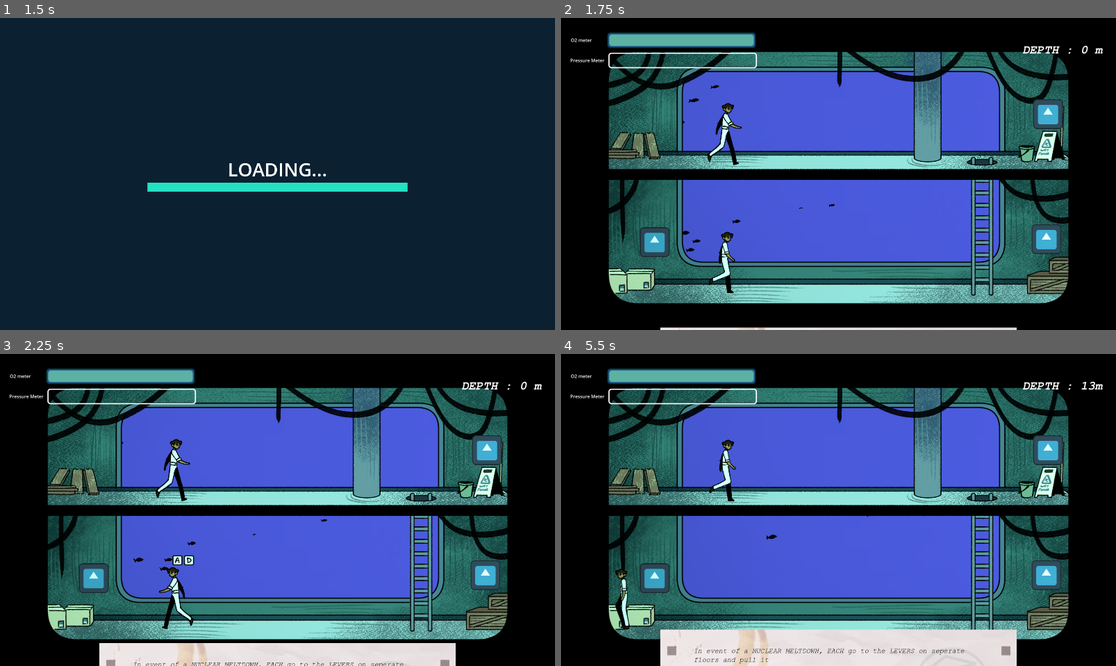
Above: before the commit, frames 1-4 (two rows, left to right).
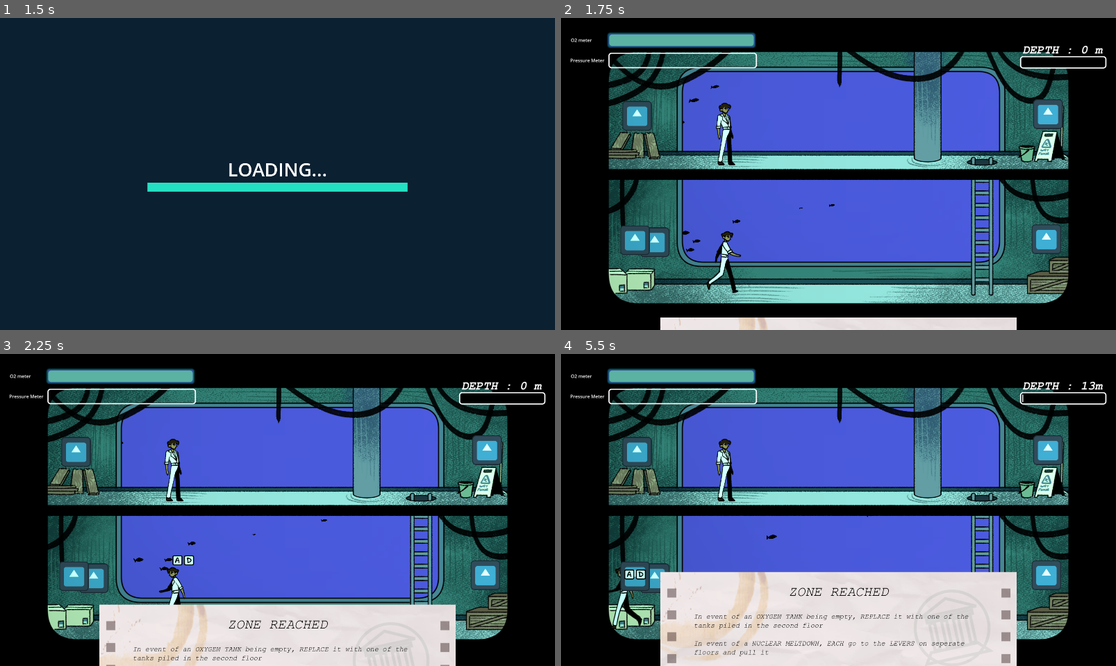
Above: after the commit, the same moments.

Repository: KenKomKom/garena2025
Game: Godot game, scene res://scenes/mainmenu.tscn
Same seed, same stepped clock (60 frames per second), same inputs: the game is played once before the commit and once after it. The project has no main scene, so this scene is started directly. The engine's default icon, where the game draws it, is replaced by a stand-in: a white triangle on a blue panel in a dark square.
Inputs:
- Up to frame 1 (1.5 s): click "Start Game" at 0.5 s; tap Enter at 1.25 s; hold D (rightp1) from 1.28 s (still down); tap Left (leftp2) at 1.35 s
- Up to frame 2 (1.75 s): keep holding D (rightp1)
- Up to frame 3 (2.25 s): release D (rightp1) at 2.03 s; hold A (leftp1) from 2.03 s (still down); tap Right (rightp2) at 2.1 s
- Up to frame 4 (5.5 s): release A (leftp1) at 2.78 s; hold D (rightp1) 2.78-4.28 s; tap one key every 0.75 s from 2.85 s: T R Left (leftp2) Right (rightp2); hold A (leftp1) from 4.28 s (still down)

Frame 1 is identical in both runs. In frame 2, 4.2% of the frame differs, in the area x 10-99%, y 12-100%; in frame 3, 11%; in frame 4, 16%, in the area x 8-99%, y 12-100%.

Commit message:
a bunch of things

Diff:
--- a/player.gd
+++ b/player.gd
@@ -17,14 +17,15 @@
 	if can_move:
 		direction = Input.get_axis("leftp1", "rightp1")
 		if direction:
-			$AnimationPlayer.play("p1_walk")
+			$AnimatedSprite2D.play("p1_walk")
 			$AnimatedSprite2D.flip_h = true if direction<0	 else false
 			velocity.x = direction * SPEED
 		else:
-			$AnimationPlayer.play("p1_idle")
+			$AnimatedSprite2D.play("p1_idle")
 			velocity.x = move_toward(velocity.x, 0, SPEED)
 	elif not can_move and is_climbing:
 		if direction:
+			$AnimatedSprite2D.play('p1_climb')
 			velocity.y = direction.y * SPEED
 			velocity.x = direction.x * SPEED
 		else:
@@ -56,4 +57,5 @@
 
 func end(_why=null):
 	can_move = false
+	is_climbing = false
 	velocity = Vector2.ZERO
--- a/player.tscn
+++ b/player.tscn
@@ -1,68 +1,21 @@
-[gd_scene load_steps=21 format=3 uid="uid://c03tl6n7esv2t"]
+[gd_scene load_steps=20 format=3 uid="uid://c03tl6n7esv2t"]
 
 [ext_resource type="Script" path="res://player.gd" id="1_vai4p"]
 [ext_resource type="Texture2D" uid="uid://csb06nv0c3bc3" path="res://icon.svg" id="2_0ab8e"]
 [ext_resource type="Texture2D" uid="uid://bx0qwtxxic4qn" path="res://assets/p1_walking.png" id="3_6kyl6"]
+[ext_resource type="Texture2D" uid="uid://bh5qajtdetfqk" path="res://assets/spritesheet_12.png" id="3_40yi2"]
 [ext_resource type="Texture2D" uid="uid://b76vqxug3pskk" path="res://assets/spritesheet_11.png" id="3_ssr3x"]
 
 [sub_resource type="RectangleShape2D" id="RectangleShape2D_uj6li"]
 size = Vector2(51, 228)
 
-[sub_resource type="Animation" id="Animation_wxu64"]
-resource_name = "p1_walk"
-length = 0.6
-loop_mode = 1
-tracks/0/type = "value"
-tracks/0/imported = false
-tracks/0/enabled = true
-tracks/0/path = NodePath("AnimatedSprite2D:frame")
-tracks/0/interp = 1
-tracks/0/loop_wrap = true
-tracks/0/keys = {
-"times": PackedFloat32Array(0, 0.1, 0.2, 0.3, 0.4, 0.5),
-"transitions": PackedFloat32Array(1, 1, 1, 1, 1, 1),
-"update": 1,
-"values": [0, 1, 2, 3, 4, 5]
-}
+[sub_resource type="AtlasTexture" id="AtlasTexture_5mbow"]
+atlas = ExtResource("3_40yi2")
+region = Rect2(0, 0, 93, 309)
 
-[sub_resource type="Animation" id="Animation_8yujs"]
-resource_name = "p1_idle"
-length = 0.8
-loop_mode = 1
-tracks/0/type = "value"
-tracks/0/imported = false
-tracks/0/enabled = true
-tracks/0/path = NodePath("AnimatedSprite2D:frame")
-tracks/0/interp = 2
-tracks/0/loop_wrap = true
-tracks/0/keys = {
-"times": PackedFloat32Array(0.001, 0.2, 0.5, 0.8),
-"transitions": PackedFloat32Array(1, 1, 1, 1),
-"update": 1,
-"values": [0, 1, 2, 3]
-}
-
-[sub_resource type="Animation" id="Animation_7slkm"]
-length = 0.001
-tracks/0/type = "value"
-tracks/0/imported = false
-tracks/0/enabled = true
-tracks/0/path = NodePath("AnimatedSprite2D:frame")
-tracks/0/interp = 1
-tracks/0/loop_wrap = true
-tracks/0/keys = {
-"times": PackedFloat32Array(0),
-"transitions": PackedFloat32Array(1),
-"update": 1,
-"values": [0]
-}
-
-[sub_resource type="AnimationLibrary" id="AnimationLibrary_1xqgj"]
-_data = {
-"RESET": SubResource("Animation_7slkm"),
-"p1_idle": SubResource("Animation_8yujs"),
-"p1_walk": SubResource("Animation_wxu64")
-}
+[sub_resource type="AtlasTexture" id="AtlasTexture_8uul2"]
+atlas = ExtResource("3_40yi2")
+region = Rect2(93, 0, 93, 309)
 
 [sub_resource type="AtlasTexture" id="AtlasTexture_g8ukf"]
 atlas = ExtResource("3_ssr3x")
@@ -106,6 +59,17 @@
 
 [sub_resource type="SpriteFrames" id="SpriteFrames_t3bxi"]
 animations = [{
+"frames": [{
+"duration": 1.0,
+"texture": SubResource("AtlasTexture_5mbow")
+}, {
+"duration": 1.0,
+"texture": SubResource("AtlasTexture_8uul2")
+}],
+"loop": true,
+"name": &"p1_climb",
+"speed": 5.0
+}, {
 "frames": [{
 "duration": 1.0,
 "texture": SubResource("AtlasTexture_g8ukf")
@@ -162,13 +126,7 @@
 position = Vector2(0, -116)
 shape = SubResource("RectangleShape2D_uj6li")
 
-[node name="AnimationPlayer" type="AnimationPlayer" parent="."]
-libraries = {
-"": SubResource("AnimationLibrary_1xqgj")
-}
-autoplay = "p1_idle"
-
 [node name="AnimatedSprite2D" type="AnimatedSprite2D" parent="."]
 position = Vector2(0, -138)
 sprite_frames = SubResource("SpriteFrames_t3bxi")
-animation = &"p1_walk"
+animation = &"p1_idle"
--- a/player2.gd
+++ b/player2.gd
@@ -4,14 +4,15 @@
 	if can_move:
 		direction = Input.get_axis("leftp2", "rightp2")
 		if direction:
-			$AnimationPlayer.play("p1_walk")
+			$AnimatedSprite2D.play("p1_walk")
 			$AnimatedSprite2D.flip_h = true if direction<0	 else false
 			velocity.x = direction * SPEED
 		else:
-			$AnimationPlayer.play("p1_idle")
+			$AnimatedSprite2D.play("p1_idle")
 			velocity.x = move_toward(velocity.x, 0, SPEED)
 	elif not can_move and is_climbing:
 		if direction:
+			$AnimatedSprite2D.play('p1_climb')
 			velocity.y = direction.y * SPEED
 			velocity.x = direction.x * SPEED
 		else:
--- a/scenes/bocor.tscn
+++ b/scenes/bocor.tscn
@@ -22,8 +22,11 @@
 shape = SubResource("RectangleShape2D_7jmr7")
 
 [node name="ProgressBar" type="ProgressBar" parent="."]
-offset_right = 4.0
-offset_bottom = 27.0
+offset_left = -108.0
+offset_top = -166.0
+offset_right = 107.0
+offset_bottom = -153.0
+show_percentage = false
 
 [connection signal="body_entered" from="Area2D" to="." method="_on_body_entered"]
 [connection signal="body_exited" from="Area2D" to="." method="_on_body_exited"]
--- a/scenes/depth_level.tscn
+++ b/scenes/depth_level.tscn
@@ -1,7 +1,30 @@
-[gd_scene load_steps=3 format=3 uid="uid://b55xmufhhmnqf"]
+[gd_scene load_steps=5 format=3 uid="uid://b55xmufhhmnqf"]
 
 [ext_resource type="Script" path="res://scripts/depth_level.gd" id="1_eties"]
 [ext_resource type="FontFile" uid="uid://cn0isg2ngqae4" path="res://font/Courier New Bold Italic font.ttf" id="1_k4ocx"]
+
+[sub_resource type="StyleBoxFlat" id="StyleBoxFlat_4keie"]
+bg_color = Color(0, 0, 0, 1)
+border_width_left = 4
+border_width_top = 4
+border_width_right = 4
+border_width_bottom = 4
+border_color = Color(1, 1, 1, 1)
+corner_radius_top_left = 10
+corner_radius_top_right = 10
+corner_radius_bottom_right = 10
+corner_radius_bottom_left = 10
+expand_margin_left = 8.0
+expand_margin_top = 8.0
+expand_margin_right = 8.0
+expand_margin_bottom = 8.0
+
+[sub_resource type="StyleBoxFlat" id="StyleBoxFlat_w27yx"]
+bg_color = Color(1, 1, 1, 1)
+corner_radius_top_left = 4
+corner_radius_top_right = 4
+corner_radius_bottom_right = 4
+corner_radius_bottom_left = 4
 
 [node name="depth_level" type="Label"]
 offset_right = 40.0
@@ -15,5 +38,15 @@
 
 [node name="count_Timer" type="Timer" parent="."]
 
+[node name="ProgressBar" type="ProgressBar" parent="."]
+layout_mode = 0
+offset_left = 1.0
+offset_top = 52.0
+offset_right = 284.0
+offset_bottom = 79.0
+theme_override_styles/background = SubResource("StyleBoxFlat_4keie")
+theme_override_styles/fill = SubResource("StyleBoxFlat_w27yx")
+show_percentage = false
+
 [connection signal="timeout" from="depth_timer" to="." method="_on_depth_timer_timeout"]
 [connection signal="timeout" from="count_Timer" to="." method="_on_count_timer_timeout"]
--- a/scenes/drop_off_tank.tscn
+++ b/scenes/drop_off_tank.tscn
@@ -26,6 +26,21 @@
 [sub_resource type="StyleBoxFlat" id="StyleBoxFlat_vl8yr"]
 bg_color = Color(1, 1, 1, 1)
 
+[sub_resource type="Animation" id="Animation_ix7ey"]
+length = 0.001
+tracks/0/type = "value"
+tracks/0/imported = false
+tracks/0/enabled = true
+tracks/0/path = NodePath("panah animasi:position")
+tracks/0/interp = 1
+tracks/0/loop_wrap = true
+tracks/0/keys = {
+"times": PackedFloat32Array(0),
+"transitions": PackedFloat32Array(1),
+"update": 0,
+"values": [Vector2(-3.00002, -286)]
+}
+
 [sub_resource type="Animation" id="Animation_ecnvk"]
 resource_name = "naik_turun"
 loop_mode = 1
@@ -40,21 +55,6 @@
 "transitions": PackedFloat32Array(1, 1, 1),
 "update": 0,
 "values": [Vector2(-3.00002, -286), Vector2(-3, -251), Vector2(-3, -286)]
-}
-
-[sub_resource type="Animation" id="Animation_ix7ey"]
-length = 0.001
-tracks/0/type = "value"
-tracks/0/imported = false
-tracks/0/enabled = true
-tracks/0/path = NodePath("panah animasi:position")
-tracks/0/interp = 1
-tracks/0/loop_wrap = true
-tracks/0/keys = {
-"times": PackedFloat32Array(0),
-"transitions": PackedFloat32Array(1),
-"update": 0,
-"values": [Vector2(-3.00002, -286)]
 }
 
 [sub_resource type="AnimationLibrary" id="AnimationLibrary_jl387"]
--- a/scenes/manual.tscn
+++ b/scenes/manual.tscn
@@ -29,13 +29,27 @@
 texture = ExtResource("1_spbuo")
 expand_mode = 1
 
+[node name="congrats" type="Label" parent="background"]
+unique_name_in_owner = true
+layout_mode = 1
+anchors_preset = 10
+anchor_right = 1.0
+offset_top = 43.0
+offset_bottom = 66.0
+grow_horizontal = 2
+theme_override_colors/font_color = Color(0, 0, 0, 1)
+theme_override_fonts/font = ExtResource("3_l4j1g")
+theme_override_font_sizes/font_size = 48
+text = "ZONE REACHED"
+horizontal_alignment = 1
+
 [node name="Label" type="Label" parent="background"]
 unique_name_in_owner = true
 layout_mode = 0
 offset_left = 116.0
-offset_top = -1.0
+offset_top = 80.0
 offset_right = 1116.0
-offset_bottom = 399.0
+offset_bottom = 480.0
 theme_override_colors/font_color = Color(0, 0, 0, 1)
 theme_override_fonts/font = ExtResource("3_l4j1g")
 theme_override_font_sizes/font_size = 24
--- a/scenes/o_2_bar.tscn
+++ b/scenes/o_2_bar.tscn
@@ -55,7 +55,7 @@
 show_percentage = false
 
 [node name="Timer" type="Timer" parent="."]
-wait_time = 2.0
+wait_time = 0.7
 autostart = true
 
 [connection signal="timeout" from="Timer" to="." method="_on_timer_timeout"]
--- a/scripts/bocor.gd
+++ b/scripts/bocor.gd
@@ -6,7 +6,7 @@
 var player1_triggerer : Player
 var player2_triggerer : Player
 
-const SPEED = 100
+const SPEED = 80
 
 # Called when the node enters the scene tree for the first time.
 func _ready():
@@ -14,7 +14,7 @@
 	GameManager.emit_signal("add_pressure_value",1)
 
 func _process(delta):
-	if p1_entered or p2_entered:
+	if (p1_entered and not player1_triggerer.is_tanky) or (p2_entered and not player2_triggerer.is_tanky) :
 		$ProgressBar.value+=delta*SPEED
 	else:
 		$ProgressBar.value=0
--- a/scripts/depth_level.gd
+++ b/scripts/depth_level.gd
@@ -2,29 +2,41 @@
 
 @onready var depth_timer = $depth_timer
 @onready var count_timer = $count_Timer
+
+@export var value := 13
 
 var depth_meter:=0
 
 func _ready():
 	depth_timer.wait_time = GameManager.ZONE_DURATION.EPIPELAGIC*60
 	GameManager.zone_now = GameManager.ZONE.EPIPELAGIC
-
 	depth_timer.start()
 	count_timer.start()
 
 func _on_depth_timer_timeout():
 	match GameManager.zone_now:
 		GameManager.ZONE.EPIPELAGIC:
+			GameManager.zone_now = GameManager.ZONE.MESOPELAGIC
+			depth_timer.wait_time = GameManager.ZONE_DURATION.MESOPELAGIC*60
+			$ProgressBar.max_value = GameManager.ZONE_DURATION.MESOPELAGIC*60
+		GameManager.ZONE.MESOPELAGIC:
 			GameManager.zone_now = GameManager.ZONE.BATHYPELAGIC
 			depth_timer.wait_time = GameManager.ZONE_DURATION.BATHYPELAGIC*60
+			$ProgressBar.max_value = GameManager.ZONE_DURATION.BATHYPELAGIC*60
 		GameManager.ZONE.BATHYPELAGIC:
 			GameManager.zone_now = GameManager.ZONE.ABYSSOPELAGIC
 			depth_timer.wait_time = GameManager.ZONE_DURATION.ABYSSOPELAGIC*60
+			$ProgressBar.max_value = GameManager.ZONE_DURATION.ABYSSOPELAGIC*60
 		GameManager.ZONE.ABYSSOPELAGIC:
 			GameManager.zone_now = GameManager.ZONE.HADAL
 			depth_timer.wait_time = GameManager.ZONE_DURATION.HADAL*60
+			$ProgressBar.max_value = GameManager.ZONE_DURATION.HADAL*60
 
 func _on_count_timer_timeout():
-	depth_meter+=13
+	depth_meter+=value
 	text = "DEPTH : " + str(depth_meter) +"m"
 	count_timer.start()
+	$ProgressBar.value +=1
+
+func end(_why):
+	value = 0
--- a/scripts/drop_off_tank.gd
+++ b/scripts/drop_off_tank.gd
@@ -11,7 +11,7 @@
 var done = false
 var status = false
 @onready var button_mash_bar = %ProgressBar
-@export var target_hits:=10
+@export var target_hits:=15
 
 func _ready():
 	$Timer.wait_time = randi_range(12,40) - GameManager.zone_now
--- a/scripts/managergame.gd
+++ b/scripts/managergame.gd
@@ -1,7 +1,7 @@
 extends Node
 
 enum ZONE {EPIPELAGIC, MESOPELAGIC, BATHYPELAGIC, ABYSSOPELAGIC, HADAL}
-enum ZONE_DURATION {EPIPELAGIC=2, MESOPELAGIC=3, BATHYPELAGIC=3, ABYSSOPELAGIC=3, HADAL=3}
+enum ZONE_DURATION {EPIPELAGIC=1, MESOPELAGIC=2, BATHYPELAGIC=3, ABYSSOPELAGIC=3, HADAL=3}
 enum DEATH_REASON {AIR, PRESSURE, MELTDOWN, BIG_FISH}
 
 var next_level
@@ -56,8 +56,6 @@
 	await get_tree().create_timer(1).timeout
 	background_player.stop()
 
-
-
 # player 1&2 left right tolerance
 const TOLERANCE = 0.05
 var leftp1 = 0
--- a/scripts/manual.gd
+++ b/scripts/manual.gd
@@ -12,10 +12,11 @@
 
 var _count = 0
 
-#func _ready():
-	#add_text(0)
-	#add_text(4)
-	#animate_in()
+func _ready():
+	GameManager.connect("zone_reached", add_text2)
+	add_text(0)
+	add_text(4)
+	animate_in()
 
 const DESC = [
 	"In event of an OXYGEN TANK being empty, REPLACE it with one of the tanks piled in the second floor",
@@ -29,14 +30,26 @@
 	%Label.text += "\n\n"+DESC[idx]
 	_count+=1
 
+func add_text2(type):
+	%congrats.text = "NEW ZONE REACHED: "
+	match GameManager.zone_now:
+		GameManager.ZONE.EPIPELAGIC:
+			%congrats.text += "EPIPELAGIC"
+		GameManager.ZONE.MESOPELAGIC:
+			%congrats.text += "MESOPELAGIC"
+		GameManager.ZONE.BATHYPELAGIC:
+			%congrats.text += "BATHYPELAGIC"
+		GameManager.ZONE.ABYSSOPELAGIC:
+			%congrats.text += "ABYSSOPELAGIC"
+
 func _clear_text():
 	_count = 0
 	%Label.text = ""
 
 func animate_in():
 	var tween = get_tree().create_tween()
-	tween.tween_property($background, "position", Vector2($background.position.x,1094-20-(_count*120)), 1)
-	await get_tree().create_timer(10*_count).timeout
+	tween.tween_property($background, "position", Vector2($background.position.x,1094-100-(_count*120)), 1)
+	await get_tree().create_timer(7*_count).timeout
 	_animate_out()
 
 func _animate_out():
--- a/scripts/nuclear_lever.gd
+++ b/scripts/nuclear_lever.gd
@@ -70,10 +70,17 @@
 
 		if can_take_input and (p1_entered and ((p1_left and going_to_show==1) or (p1_right and going_to_show==2))) or \
 		(p2_entered and ((p2_left and going_to_show==1) or (p2_right and going_to_show==2))):
+			if p1_entered:
+				GameManager.reset_p1()
+				player1_triggerer.can_move = false
+			else:
+				GameManager.reset_p2()
+				player2_triggerer.can_move = false
 			get_node(("kiri" if going_to_show==1 else "kanan")+str(player_idx)).visible = false
 			emit_signal("button_hit")
 			can_take_input = false
 			count+=1
+			print("wkwk")
 			if count==5 and not is_leader:
 				is_minigaming = false
 				is_ready = false
@@ -91,13 +98,13 @@
 			p2_entered = true
 			player2_triggerer = body
 			player_idx = 2
-			if $alert.visible:
+			if $alert.visible and not body.is_tanky:
 				%p2_control.visible =true
 		elif body.player_number==1:
 			player1_triggerer = body
 			p1_entered = true
 			player_idx = 1
-			if $alert.visible:
+			if $alert.visible and not body.is_tanky:
 				%p1_control.visible =true
 
 func _on_area_2d_body_exited(body):
@@ -113,12 +120,13 @@
 
 func _on_next_lever_button_hit():
 	if is_leader:
+		print(is_leader, count)
 		var this = choose_left_right()
 		var that = 1 if this==2 else 2
 		self.going_to_show = this
 		next_lever.going_to_show = that
 		can_take_input = true
-		if is_leader and count==5:
+		if count==5:
 			count=0
 			if p1_entered:
 				player1_triggerer.can_move = true
--- a/scripts/ship.gd
+++ b/scripts/ship.gd
@@ -18,8 +18,7 @@
 	GameManager.connect("zone_reached", bocor_mulai)
 	GameManager.connect("meltdown_done", meltdown_done)
 	GameManager.connect("lights_switch", lights_switch)
-
-	bocor_mulai(GameManager.ZONE.BATHYPELAGIC) # TODO: HAPUS, DEBUGGING PURPOSES
+	GameManager.emit_signal("start_meltdown")
 
 func bocor_mulai(zone):
 	match zone:
@@ -65,16 +64,16 @@
 	temp.global_position = marker.global_position
 
 func _on_bocor_timer_timeout():
+	print("bocor bocor", can_bocor)
 	if can_bocor:
 		for i in range(randi_range(2,5)):
 			instantiate_bocor()
-		$bocor_timer.wait_time = randi_range(20,30)
+		$bocor_timer.wait_time = randi_range(15,25)
 
 func _on_meltdown_timer_timeout():
 	if can_meltdown:
 		GameManager.emit_signal("start_meltdown")
-		print("meltdown")
-		$meltdown_timer.wait_time = 3 #randi_range(30,40)
+		$meltdown_timer.wait_time = 3
 
 func _on_menltdown_kill_timeout():
 	GameManager.emit_signal("gameover", GameManager.DEATH_REASON.MELTDOWN)
@@ -99,6 +98,6 @@
 
 func _on_attacked_fish_timer_timeout():
 	if can_attacked_fish:
-		$attacked_fish_timer.wait_time = randi_range(30,40) - GameManager.zone_now*2
+		$attacked_fish_timer.wait_time = randi_range(25,40) - GameManager.zone_now*2
 		if not status_lampu:
 			GameManager.emit_signal("game_over",GameManager.DEATH_REASON.BIG_FISH)
--- a/scripts/switch.gd
+++ b/scripts/switch.gd
@@ -13,11 +13,13 @@
 		if body.player_number==2:
 			p2_entered = true
 			player2_triggerer = body
-			%p2_control.visible = true
+			if not body.is_tanky:
+				%p2_control.visible = true
 		elif body.player_number==1:
 			player1_triggerer = body
 			p1_entered = true
-			%p1_control.visible = true
+			if not body.is_tanky:
+				%p1_control.visible = true
 
 func _on_area_2d_body_exited(body):
 	if body is Player:
@@ -33,7 +35,7 @@
 func _process(delta):
 	var p1_temp = GameManager.get_leftp1() and GameManager.get_rightp1()
 	var p2_temp = GameManager.get_leftp2() and GameManager.get_rightp2()
-	if (p1_entered and p1_temp) or (p2_entered and p2_temp):
+	if (p1_entered and p1_temp and not player1_triggerer.is_tanky) or (p2_entered and p2_temp and not player2_triggerer.is_tanky):
 		if p1_temp:
 			GameManager.reset_p1()
 		else:
--- a/scripts/valve_area.gd
+++ b/scripts/valve_area.gd
@@ -13,7 +13,8 @@
 
 	var p1_temp = GameManager.get_leftp1() and GameManager.get_rightp1()
 	var p2_temp = GameManager.get_leftp2() and GameManager.get_rightp2()
-	if can_take_input and ((p1_entered and p1_temp) or (p2_entered and p2_temp)):
+	if can_take_input and ((p1_entered and p1_temp and not player1_triggerer.is_tanky) or\
+	(p2_entered and p2_temp and not player2_triggerer.is_tanky)):
 		if player1_triggerer and p1_temp:
 			GameManager.reset_p1()
 			player1_triggerer.can_move = false
@@ -30,11 +31,13 @@
 		if body.player_number==2:
 			p2_entered = true
 			player2_triggerer = body
-			%p2_control.visible = true
+			if not body.is_tanky:
+				%p2_control.visible = true
 		elif body.player_number==1:
 			player1_triggerer = body
 			p1_entered = true
-			%p1_control.visible = true
+			if not body.is_tanky:
+				%p1_control.visible = true
 
 func _on_body_exited(body):
 	if body is Player:
@@ -52,10 +55,9 @@
 
 func _on_spinny_thing_success():
 	GameManager.emit_signal("add_pressure_value",-1)
-	get_tree().create_timer(0.1).timeout
-	can_take_input = true
 	if player1_triggerer:
 		player1_triggerer.can_move = true
 	if player2_triggerer:
 		player2_triggerer.can_move = true
+	await get_tree().create_timer(0.1).timeout
 	can_take_input = true
Binary file added: assets/spritesheet_12.png
Not shown, added: assets/spritesheet_12.png.import
